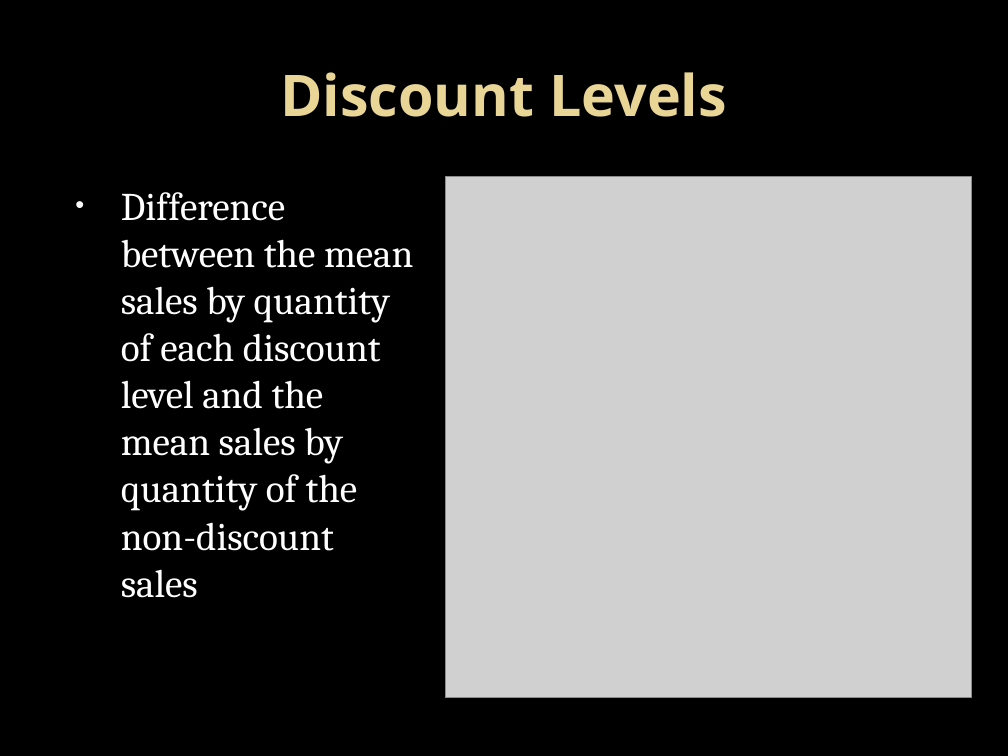
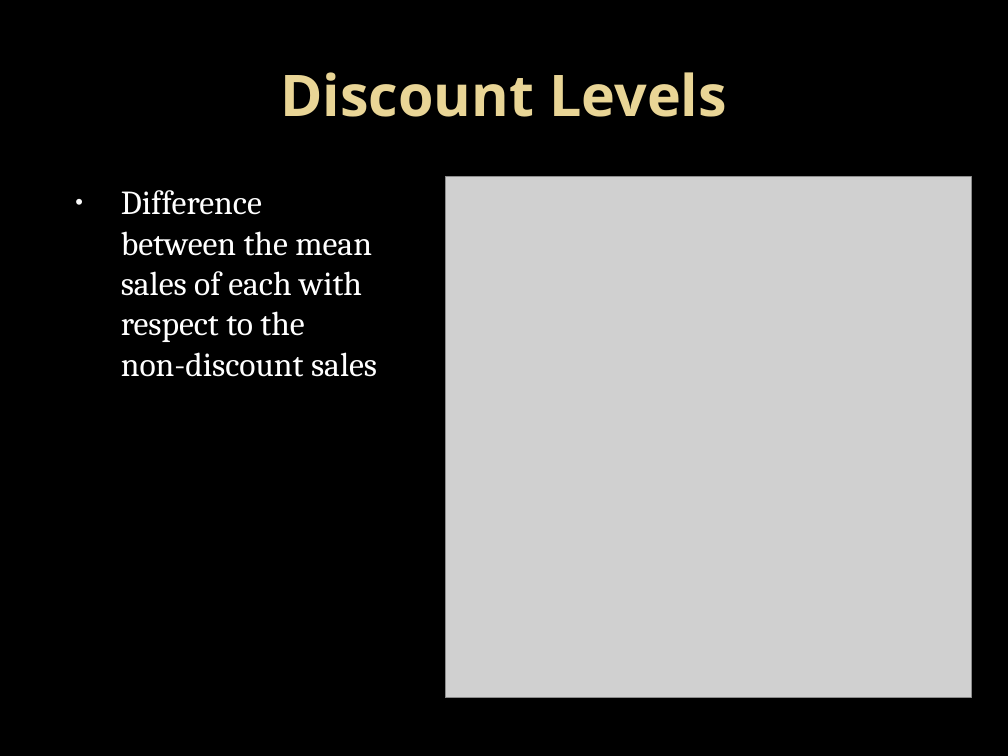
Before and after one commit to lraichik/dsc-mod-3-project-online-ds-ft-051319, a slide deck: slide 2 of Hypothesis testing with the Northwind database.pptx. Drawn at 1008x756 pixels with LibreOffice and Linux fonts; fonts in the diff are those of the drawing; grey boxes stand for pictures; background and template pictures are left out. Boxes give left, top, right and bottom in pixels: in the first picture for what was removed or moved away, otherwise in the second. Text is boxed around its words. In the diff, an @@ line names an element or a change of style, - is before the commit and + after.

```diff
--- a/Hypothesis testing with the Northwind database.pptx
+++ b/Hypothesis testing with the Northwind database.pptx
@@ text at box(121, 190, 377, 377): text changed; size 28 to 24 pt @@
-• Difference
-  between the mean
-  sales by quantity
-  of each discount
-  level and the
-  mean sales by
-  quantity of the
-  non-discount
-  sales
+• Difference
+  between the mean
+  sales of each with
+  respect to the
+  non-discount sales
```
Also in this commit, not shown: 3 other slides changed, 1 slide removed, 2 other files.
